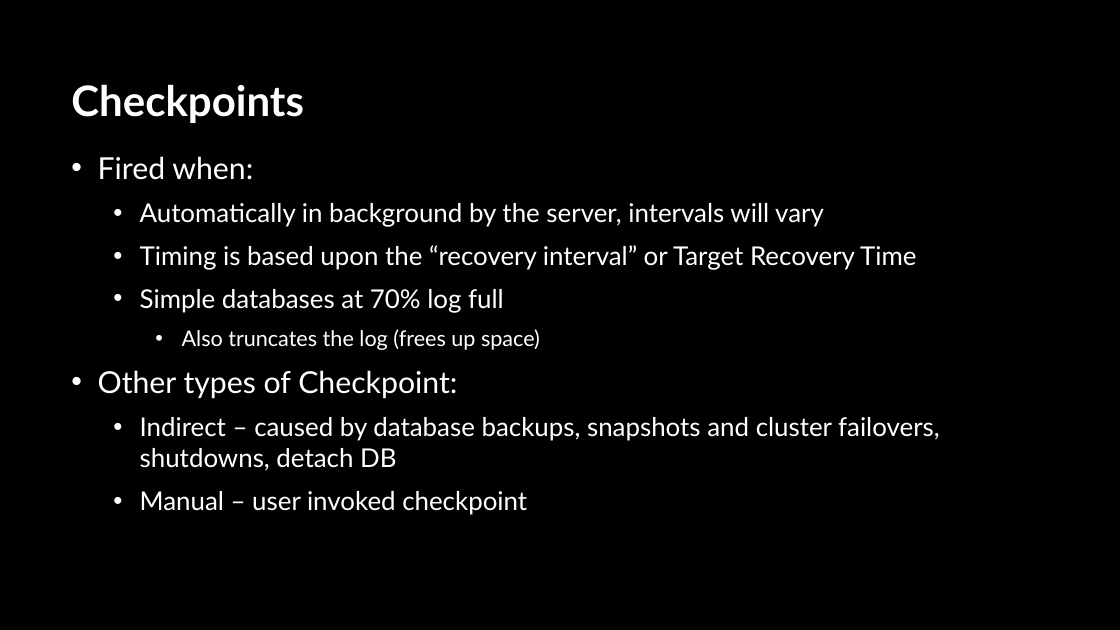
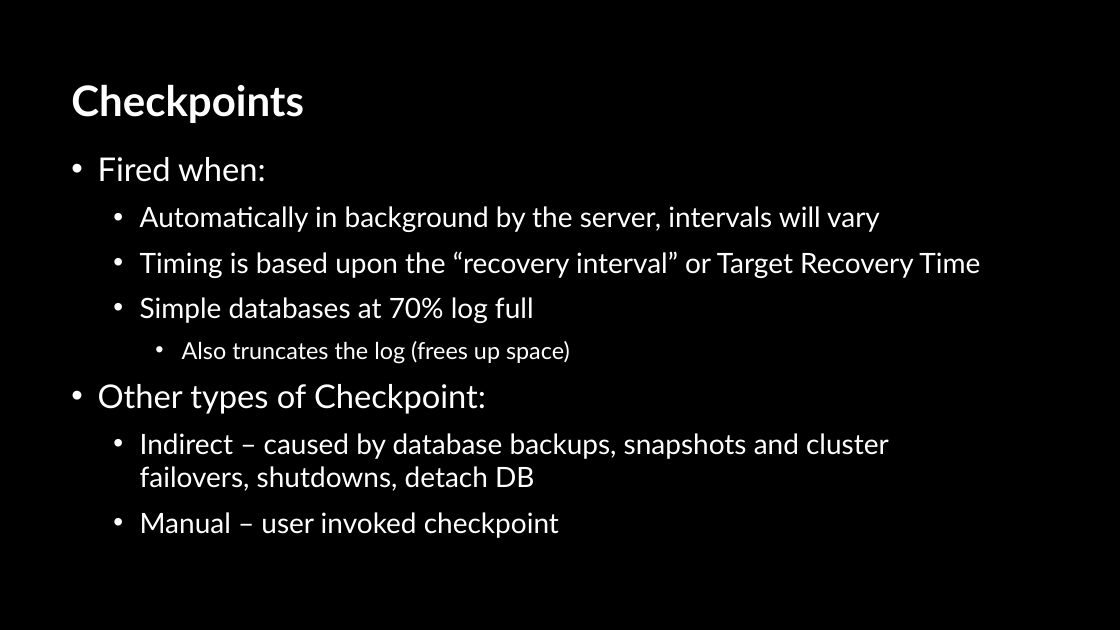
Before and after one commit to sabinio/SQLTraining, a slide deck: slide 23 of Slides/1. Logging.pptx (slide 24 before the commit). Drawn at 1120x630 pixels with LibreOffice and Linux fonts; fonts in the diff are those of the drawing; background and template pictures are left out. Boxes give left, top, right and bottom in pixels: in the first picture for what was removed or moved away, otherwise in the second. Text is boxed around its words. In the diff, an @@ line names an element or a change of style, - is before the commit and + after.

```diff
--- a/Slides/1. Logging.pptx
+++ b/Slides/1. Logging.pptx
@@ text "Fired when:" at (98, 157, 980, 538): size 25.9 to 28 pt in "Fired when:", "Other types of Checkpoint:"; size 22.2 to 24 pt in "Automatically in background by the server, intervals ...", "Timing is based upon the “recovery interval” ...", "Simple databases at 70% log full", "Indirect – caused by database backups, snapshots ..." and 1 more places; size 18.5 to 20 pt in "Also truncates the log (frees up space)" @@
```
Also in this commit, not shown: 2 other slides changed, 1 slide removed.
